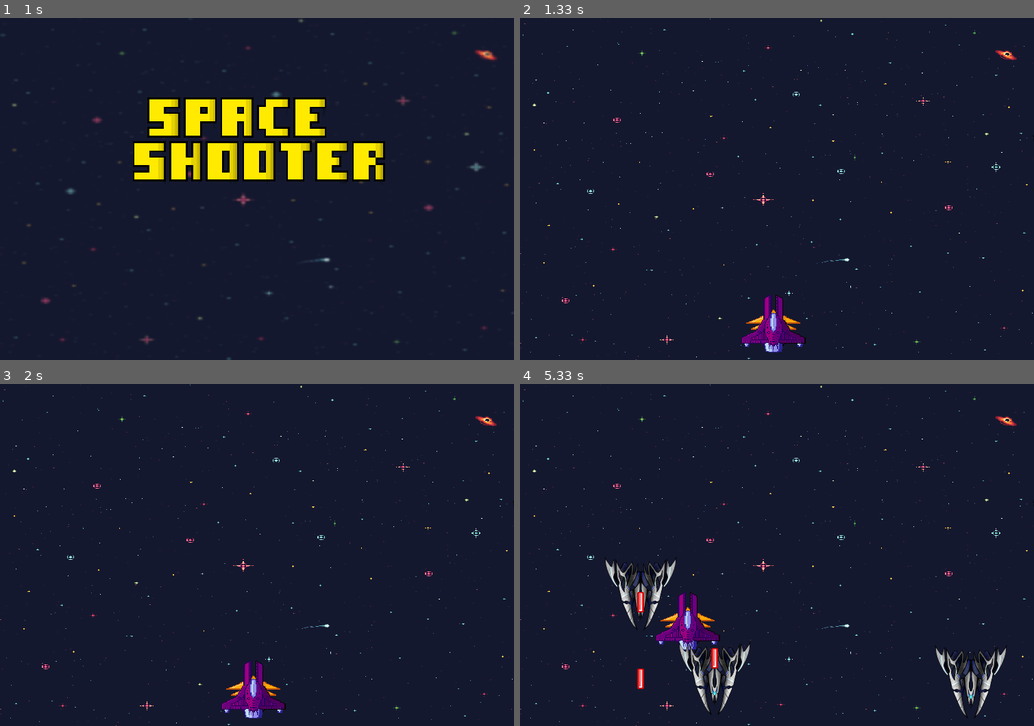
Above: before the commit, frames 1-4 (two rows, left to right).
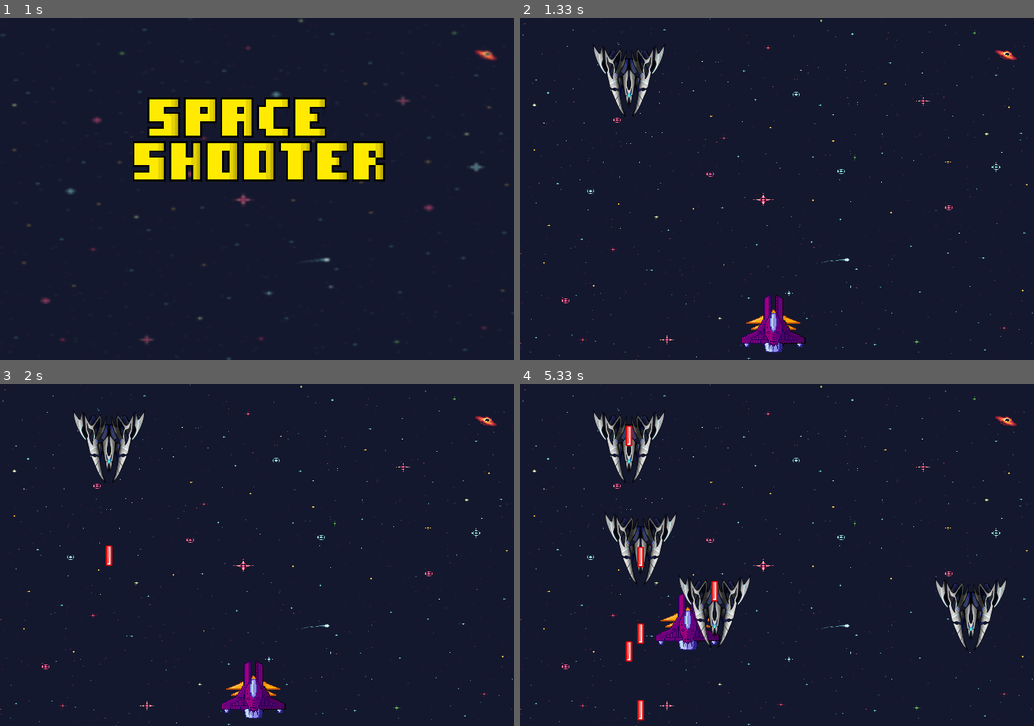
Above: after the commit, the same moments.

Repository: cjs-13/Projeto_pygame
Game: pygame game, started from main.py
The game is run twice, just before and just after one commit, with the same random seed, the same clock (stepped at 60 frames per second) and the same inputs.
Inputs:
- Up to frame 1 (1 s): hold D 0.33-0.8 s; hold W from 0.83 s (still down)
- Up to frame 2 (1.33 s): release W at 1.13 s; hold D from 1.17 s (still down)
- Up to frame 3 (2 s): release D at 1.63 s; hold I from 1.67 s (still down); hold A from 1.67 s (still down)
- Up to frame 4 (5.33 s): release I at 2.2 s; release A at 2.2 s; hold A 2.23-2.77 s; tap U at 2.8, 3.28, 4.45 s; hold S 3.13-3.43 s; hold A 3.47-3.87 s; hold W 3.9-4.27 s; hold D 4.3-4.93 s; tap I at 4.97 s; hold S from 5.3 s (still down)

Frame 1 is identical in both runs. In frame 2, 1.0% of the frame differs, in the area x 14-100%, y 7-36%; in frame 3, 1.1%; in frame 4, 7.5%, in the area x 14-100%, y 7-99%.

Commit message:
Piercing
Apertando I ativa e desativa o piercing dos tiros do jogador

Diff:
--- a/main.py
+++ b/main.py
@@ -68,7 +68,7 @@
         self.lasers = list()
         self.firerate = 15
         self.cool_down_counter = self.firerate
-        self.scattershot = False
+        self.piercing = False
 
     def draw(self, tela):
         tela.blit(self.nave_img, (self.x, self.y))
@@ -89,11 +89,11 @@
     def fireratedown(self):
         self.firerate += 1
 
-    def scattershotttogle(self):
-        if self.scattershot == True:
-            self.scattershot = False
+    def piercingtoggle(self):
+        if self.piercing == True:
+            self.piercing = False
         else:
-            self.scattershot = True
+            self.piercing = True
 
     def largura(self):
         return self.nave_img.get_width()
@@ -117,8 +117,9 @@
             else:
                 for obj in objs:
                     if laser.colisao(obj, True):
-                        #objs.remove(obj)
-                        self.lasers.remove(laser)
+                        # objs.remove(obj)
+                        if self.piercing:
+                            self.lasers.remove(laser)
 
 class Inimigo(Nave):
     def __init__(self, x, y):
@@ -150,7 +151,7 @@
     jogador_vel = 5
     lasers_vel = 7
     jogador = Jogador(300, ALTURA - 100)
-    inimigo = Inimigo(random.randint(0,LARGURA),random.randint(0,ALTURA))
+    inimigo = Inimigo(random.randint(0,100),random.randint(0,100))
     inimigos = list()
     inimigos.append(inimigo)
     while jogando:
@@ -171,7 +172,7 @@
                     pygame.quit()
                     exit()
                 if event.key == pygame.K_u:
-                    inimigo = Inimigo(random.randint(0, LARGURA - inimigo.largura()), random.randint(0, ALTURA - inimigo.altura()))
+                    inimigo = Inimigo(random.randint(0, LARGURA - inimigo.largura()), random.randint(0, ALTURA - inimigo.altura() - 100))
                     inimigo.firerate = random.randint(1,60)
                     inimigos.append(inimigo)
 
@@ -182,7 +183,7 @@
                     jogador.fireratedown()
 
                 if event.key == pygame.K_i:
-                     jogador.scattershotttogle()
+                     jogador.piercingtoggle()
 
         keys = pygame.key.get_pressed()
         if keys[pygame.K_a] and jogador.x - jogador_vel > 0:
